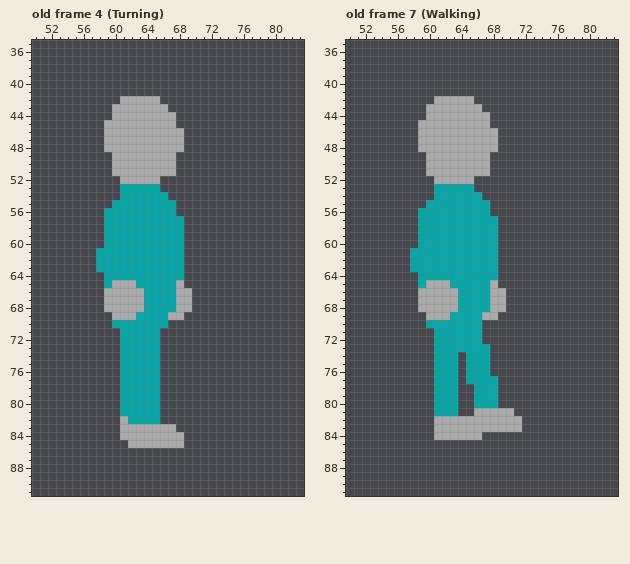
Pixel-art file: Art/Trooper.ase. Above is the file before it was changed.
128x128 pixels, 8 frames. Shown: old frame 4 (Turning): x 50..83, y 35..91; old frame 7 (Walking): x 50..83, y 35..91. The commit also changed other frames, which this record leaves out.
Once edited:
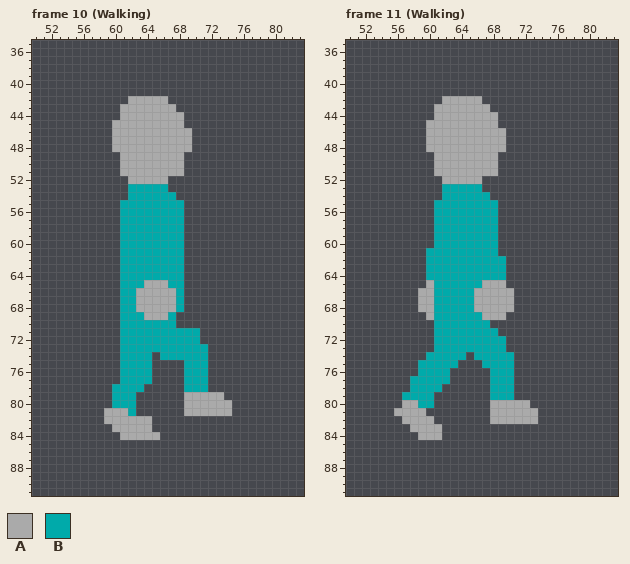
Palette (. is transparent): A #aaaaaa  B #00aaaa
A new or re-ordered frame is compared with the old frame closest to it.
From old to new:
frames 8 -> 11
Frame 10 (Walking) is new; against old frame 4 (Turning):
The author put colour A in row 42 at x 66; in row 43 at x 67; in rows 44 to 45 at x 68; in rows 46 to 48 at x 69; in rows 49 to 51 at x 68; in row 52 at x 66.
The author put colour A in row 79 at x 69 to 73; in row 80 at x 69 to 74; in row 81 at x 59 to 60 and 69 to 74; in row 82 at x 59 to 60; in row 83 at x 60.
Colour B becomes colour A in row 65 at x 64 to 66; in rows 66 to 68 at x 64 to 67; in row 69 at x 64 to 66; in row 81 at x 61; in row 82 at x 62 to 64.
The author put colour B in row 53 at x 66; in row 54 at x 67; in rows 55 to 56 at x 68; in row 70 at x 67; in rows 71 to 72 at x 66 to 70; in rows 73 to 74 at x 66 to 71.
The author put colour B in rows 75 to 77 at x 69 to 71; in row 78 at x 60 and 69 to 71; in rows 79 to 80 at x 60.
Colour A becomes colour B in rows 65 to 68 at x 61 to 62 and 68; in row 69 at x 61 to 62 and 67.
Colour A is gone in row 42 at x 61; in rows 43 to 44 at x 60; in rows 45 to 48 at x 59; in rows 49 to 51 at x 60; in row 52 at x 61; in row 65 at x 60.
Colour A is gone in rows 66 to 68 at x 59 to 60 and 69; in row 69 at x 60 and 68; in row 83 at x 65 to 67; in row 84 at x 66 to 68; in row 85 at x 62 to 68.
Colour B is gone in rows 53 to 54 at x 61; in row 55 at x 60; in rows 56 to 60 at x 59 to 60; in rows 61 to 63 at x 58 to 60; in row 64 at x 59 to 60; in row 65 at x 59.
Colour B is gone in row 70 at x 60; in rows 74 to 77 at x 65; in row 78 at x 64 to 65; in rows 79 to 81 at x 63 to 65; in row 82 at x 65.
Frame 11 (Walking) is new; against old frame 7 (Walking):
The author put colour A in row 42 at x 66; in row 43 at x 67; in rows 44 to 45 at x 68; in rows 46 to 48 at x 69; in rows 49 to 51 at x 68; in row 52 at x 66.
The author put colour A in row 65 at x 69; in rows 66 to 68 at x 70; in row 69 at x 69; in row 80 at x 57 to 58 and 69 to 72; in row 81 at x 56 to 59 and 71 to 73; in row 82 at x 57 to 60 and 72 to 73.
The author put colour A in row 83 at x 58 to 60; in row 84 at x 59 to 60.
Colour B becomes colour A in row 65 at x 67; in rows 66 to 68 at x 66 to 67; in row 80 at x 68.
The author put colour B in row 53 at x 66; in row 54 at x 67; in rows 55 to 56 at x 68; in rows 62 to 64 at x 69; in row 70 at x 67; in row 71 at x 67 to 68.
The author put colour B in row 72 at x 67 to 69; in row 73 at x 68 to 69; in row 74 at x 60, 64 and 68 to 70; in rows 75 to 76 at x 59 to 60 and 68 to 70; in rows 77 to 78 at x 58 to 60 and 69 to 70; in row 79 at x 57 to 60 and 69 to 70.
The author put colour B in row 80 at x 59 to 60.
Colour A becomes colour B in row 65 at x 61 to 62; in rows 66 to 68 at x 61 to 63; in row 69 at x 61 to 62.
Colour A is gone in row 42 at x 61; in rows 43 to 44 at x 60; in rows 45 to 48 at x 59; in rows 49 to 51 at x 60; in row 52 at x 61; in row 81 at x 66 to 67.
Colour A is gone in row 82 at x 61 to 67; in row 83 at x 62 to 71; in row 84 at x 62 to 66.
Colour B is gone in rows 53 to 54 at x 61; in row 55 at x 60; in rows 56 to 60 at x 59 to 60; in rows 61 to 63 at x 58 to 59; in rows 64 to 65 at x 59; in row 70 at x 60.
Colour B is gone in row 74 at x 65; in row 75 at x 65 to 66; in rows 76 to 77 at x 63 and 65 to 67; in row 78 at x 62 to 63 and 66 to 67; in rows 79 to 80 at x 61 to 63 and 66 to 67; in row 81 at x 61 to 63.
